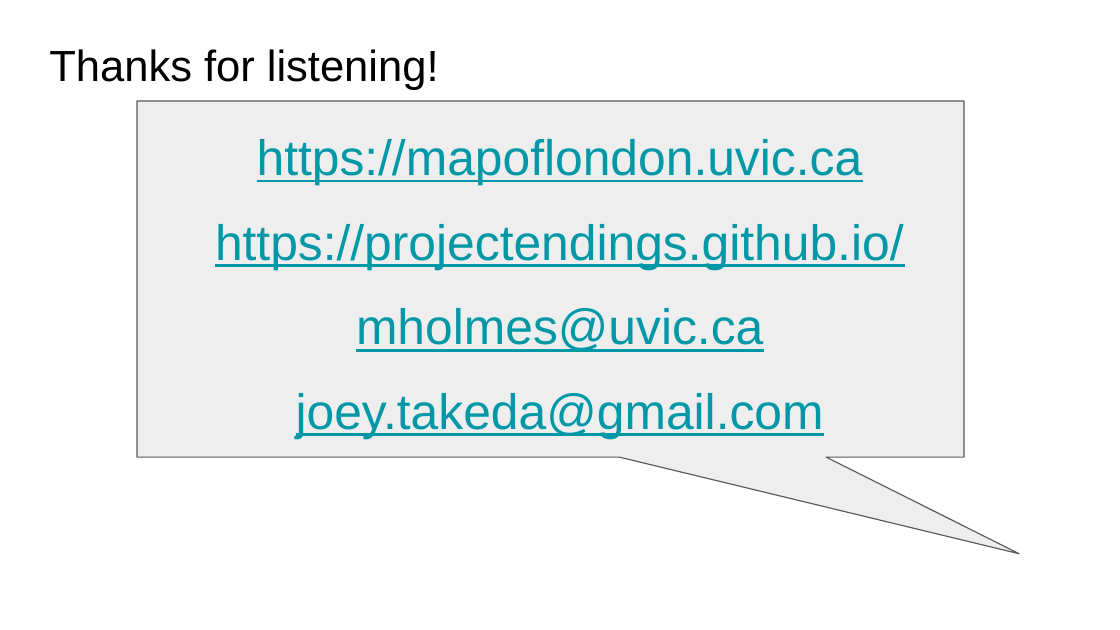
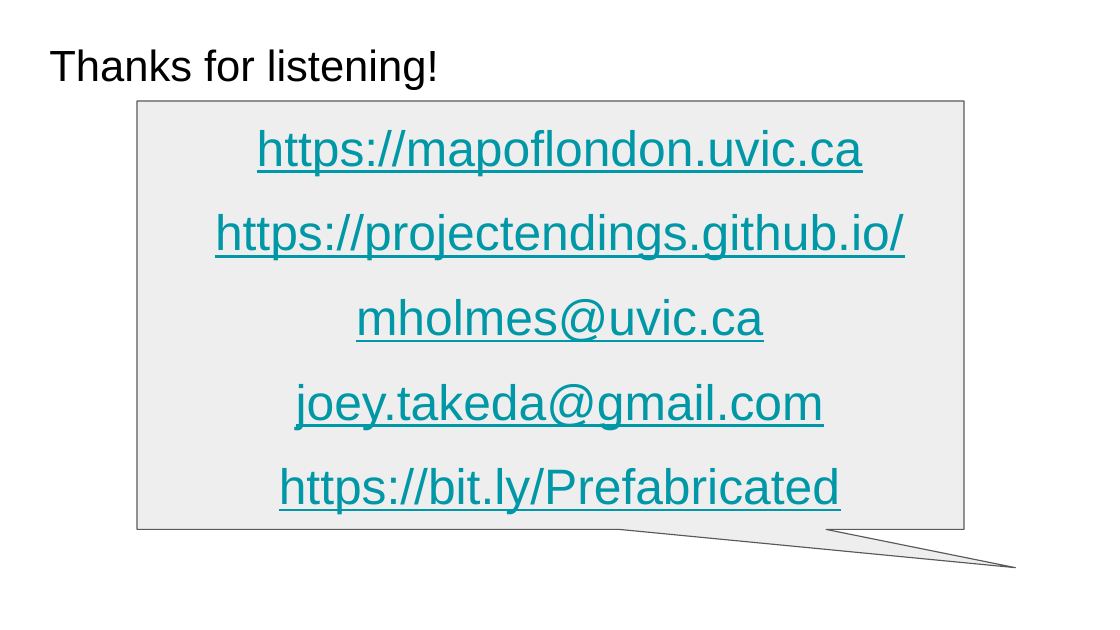
Before and after one commit to projectEndings/Endings, a slide deck: slide 47 of presentations/tei_2019/thePrefabricatedWebsite.odp (slide 32 before the commit). Drawn at 1120x630 pixels with LibreOffice and Linux fonts; fonts in the diff are those of the drawing; background and template pictures are left out. Boxes give left, top, right and bottom in pixels: in the first picture for what was removed or moved away, otherwise in the second. Text is boxed around its words. In the diff, an @@ line names an element or a change of style, - is before the commit and + after.

```diff
--- a/presentations/tei_2019/thePrefabricatedWebsite.odp
+++ b/presentations/tei_2019/thePrefabricatedWebsite.odp
@@ text "https://mapoflondon.uvic.ca" moved from (x1=215, y1=139, x2=904, y2=439) to (x1=215, y1=130, x2=904, y2=515) @@
@@ rounded speech box resized from (x1=137, y1=101, x2=963, y2=457) to (x1=137, y1=101, x2=963, y2=530) @@
@@ rounded speech box at (x1=137, y1=101, x2=963, y2=530): proportions changed @@
@@ text at (x1=279, y1=468, x2=840, y2=515): paragraph added @@
+https://bit.ly/Prefabricated
```
Also in this commit, not shown: 3 other slides changed, 15 slides added, 2 other files.
